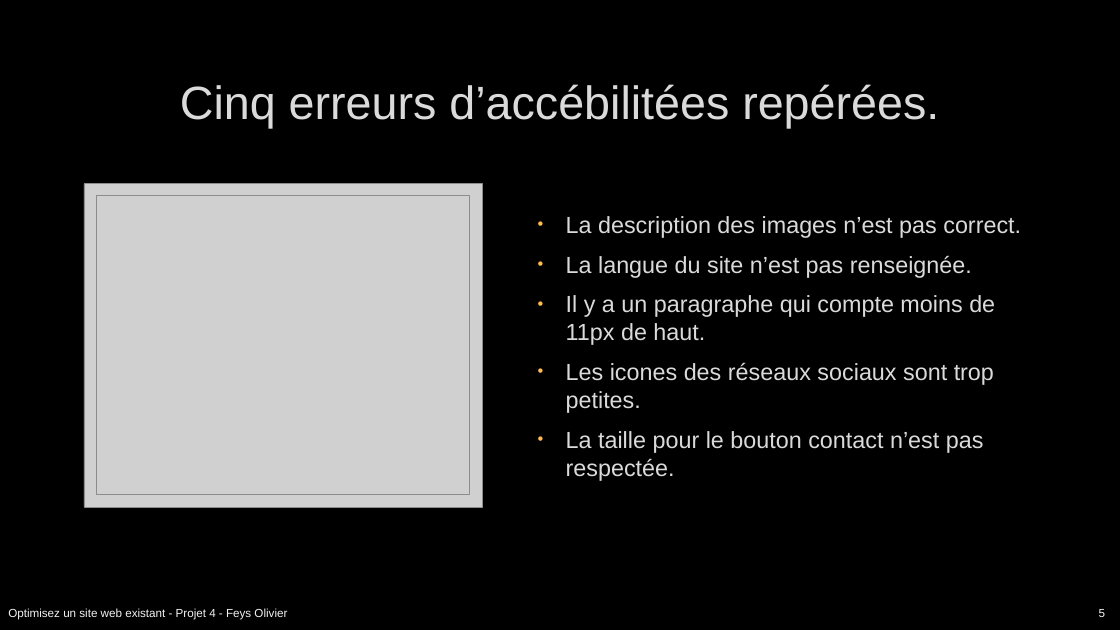
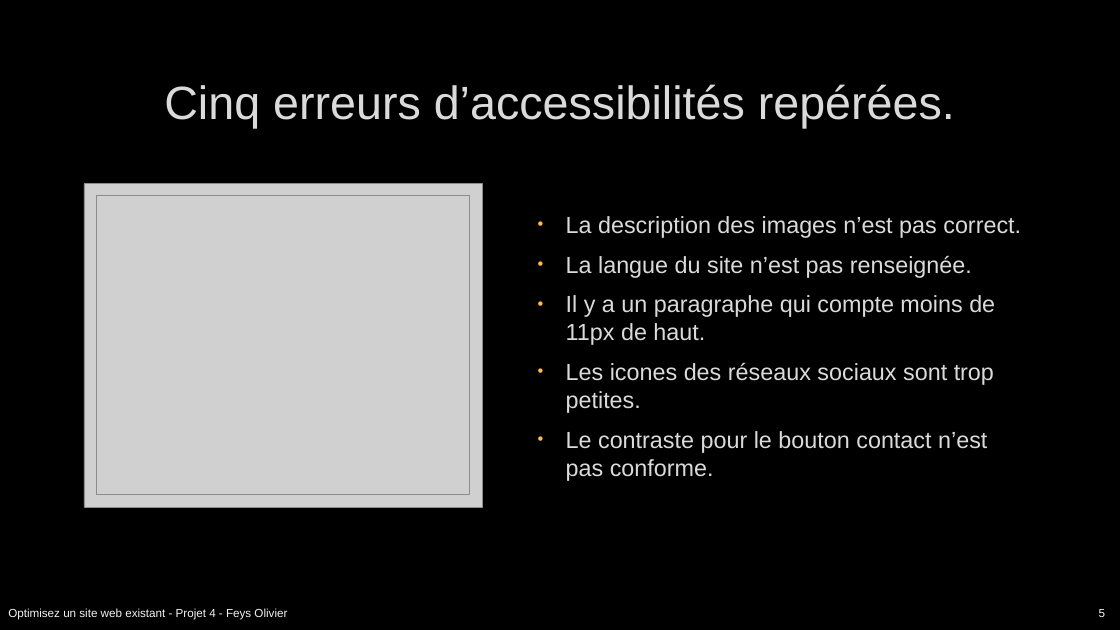
Before and after one commit to Olive59/Projet-4, a slide deck: slide 5 of Présentation la chouette agence.pptx. Drawn at 1120x630 pixels with LibreOffice and Linux fonts; fonts in the diff are those of the drawing; grey boxes stand for pictures; background and template pictures are left out. Boxes give left, top, right and bottom in pixels: in the first picture for what was removed or moved away, otherwise in the second. Text is boxed around its words. In the diff, an @@ line names an element or a change of style, - is before the commit and + after.

```diff
--- a/Présentation la chouette agence.pptx
+++ b/Présentation la chouette agence.pptx
@@ title at bbox=[164, 84, 955, 128]: text changed @@
-Cinq erreurs d’accébilitées repérées.
+Cinq erreurs d’accessibilités repérées.
@@ text at bbox=[566, 431, 987, 481]: text changed @@
-• La taille pour le bouton contact n’est pas respectée.
+• Le contraste pour le bouton contact n’est pas conforme.
```
Also in this commit, not shown: 2 other slides changed, 1 slide removed, 8 other files.
